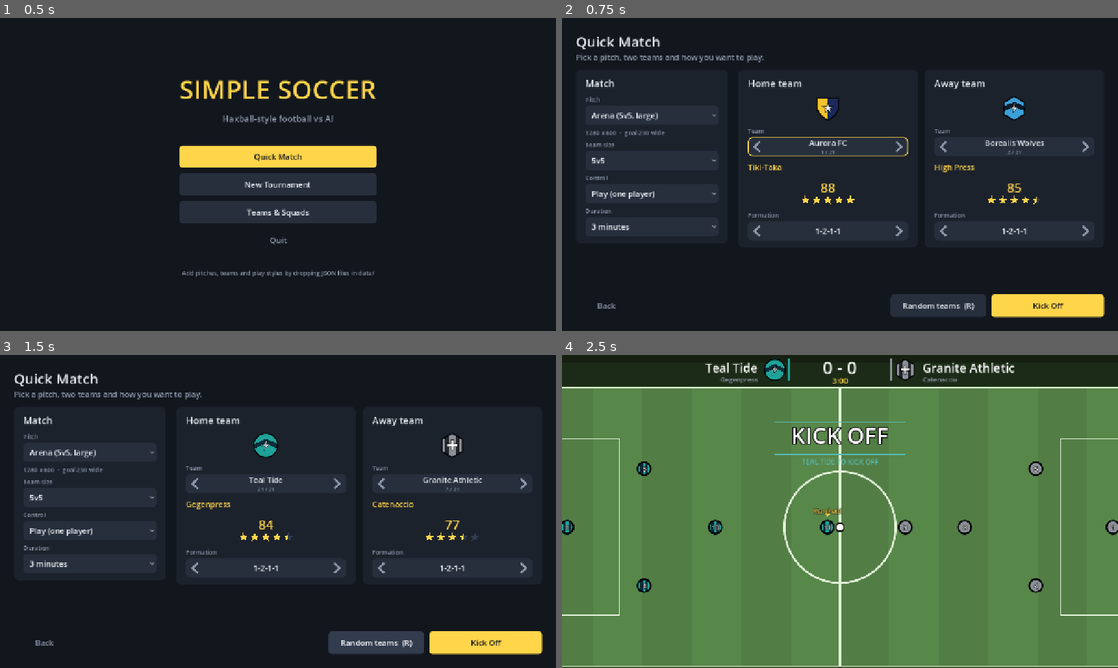
Above: before the commit, frames 1-4 (two rows, left to right).
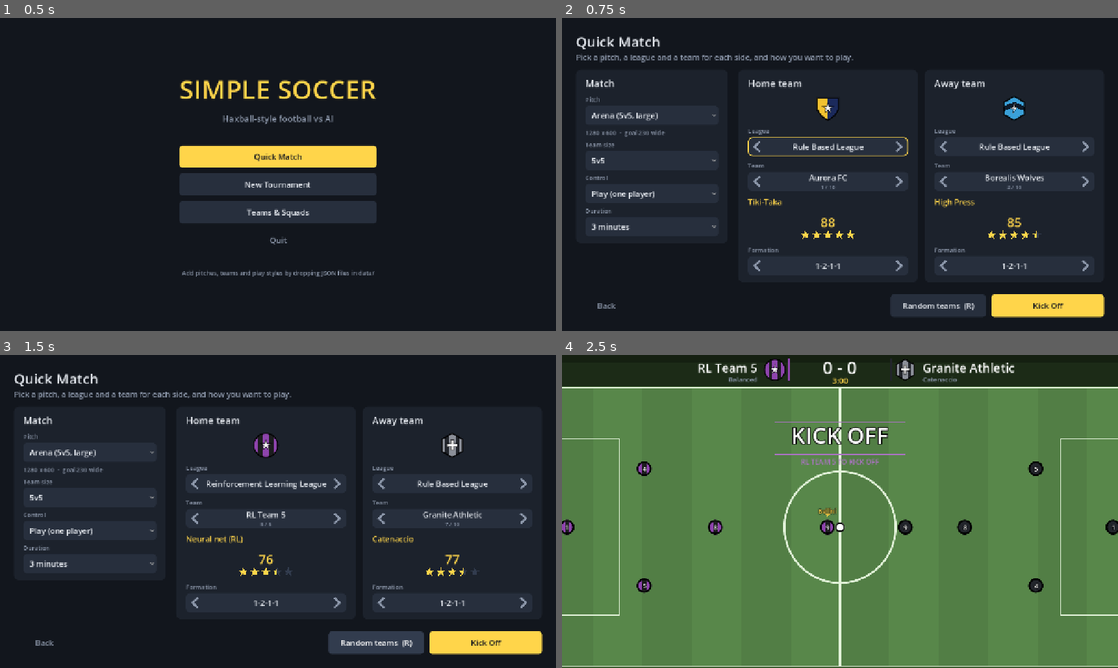
Above: after the commit, the same moments.

Repository: isBre/simple-soccer
Game: Godot game, scene res://scenes/main.tscn
Two runs of this game, one before a commit and one after it. Both use one fixed random seed, a clock stepped at 60 frames per second and the inputs below.
Inputs:
- Up to frame 1 (0.5 s): no input
- Up to frame 2 (0.75 s): click "Quick Match" at 0.5 s
- Up to frame 3 (1.5 s): click "Random teams (R)" at 1.25 s
- Up to frame 4 (2.5 s): click "Kick Off" at 2 s

Frame 1 is identical in both runs. In frame 2, 6.0% of the frame differs, in the area x 11-96%, y 11-83%; in frame 3, 6.4%; in frame 4, 1.5%.

Commit message:
Two leagues: Rule Based League and Reinforcement Learning League
Every team belongs to a league (TeamDef.league, from the team JSON or, by
default, "rl" for net-driven teams and "rules" for the others).

- Quick Match: each side picks a league first, then a team from that league;
  "Random teams" picks any two teams and moves the league pickers along.
- Teams & Squads: the team list is grouped under a header per league.
- New Tournament: pick a league, then your team; opponents come from the same
  league. Knockout and groups need 4, 8 or 16 teams, other counts play a round
  robin. The league name is part of the tournament title.

Co-Authored-By: Claude Opus 5.5 <noreply@anthropic.com>

Diff:
--- a/scripts/data/database.gd
+++ b/scripts/data/database.gd
@@ -2,6 +2,12 @@
 ## Autoload: loads pitches, styles and teams from JSON (res://data and user://).
 ## Drop a new .json file into data/pitches, data/styles or data/teams (or into
 ## user://teams) and it shows up in the game - no code changes needed.
+
+## The two leagues every team belongs to (TeamDef.league; a team JSON may set "league" explicitly).
+const LEAGUES := [
+    {"id": "rules", "name": "Rule Based League"},
+    {"id": "rl", "name": "Reinforcement Learning League"},
+]
 
 var pitches: Dictionary = {}
 var styles: Dictionary = {}
@@ -61,12 +67,38 @@
     return true
 
 
+## All teams grouped by league (in LEAGUES order), by name inside a league.
 func team_list() -> Array[TeamDef]:
     var out: Array[TeamDef] = []
     for t: TeamDef in teams.values():
         out.append(t)
-    out.sort_custom(func(a: TeamDef, b: TeamDef) -> bool: return a.name < b.name)
+    out.sort_custom(func(a: TeamDef, b: TeamDef) -> bool:
+        var la := league_index(a.league)
+        var lb := league_index(b.league)
+        return la < lb if la != lb else a.name < b.name)
     return out
+
+
+## Teams of one league, sorted by name.
+func league_teams(league_id: String) -> Array[TeamDef]:
+    var out: Array[TeamDef] = []
+    for t in team_list():
+        if t.league == league_id:
+            out.append(t)
+    return out
+
+
+## Position of a league in LEAGUES (unknown ids sort last).
+func league_index(league_id: String) -> int:
+    for i in LEAGUES.size():
+        if LEAGUES[i]["id"] == league_id:
+            return i
+    return LEAGUES.size()
+
+
+func league_name(league_id: String) -> String:
+    var i := league_index(league_id)
+    return str(LEAGUES[i]["name"]) if i < LEAGUES.size() else league_id.capitalize()
 
 
 func pitch_list() -> Array[PitchDef]:
--- a/scripts/data/team_def.gd
+++ b/scripts/data/team_def.gd
@@ -13,6 +13,7 @@
 var style: StyleDef = null       # resolved by Database
 var formations: Dictionary = {}  # "5" -> formation name (optional)
 var ml_model := ""               # optional res:// path of an MLP json: the whole team (keeper included) is driven by it
+var league := ""                 # Database.LEAGUES id; defaults to "rl" for net-driven teams, else "rules"
 var players: Array[PlayerDef] = []
 
 
@@ -29,6 +30,7 @@
     t.style_id = str(d.get("style", "balanced"))
     t.formations = d.get("formations", {})
     t.ml_model = str(d.get("ml_model", ""))
+    t.league = str(d.get("league", "rl" if t.ml_model != "" else "rules"))
     for pd in d.get("players", []):
         t.players.append(PlayerDef.from_dict(pd))
     return t
@@ -40,7 +42,11 @@
         pl.append(p.to_dict())
     return {"id": id, "name": name, "short": short,
         "colors": {"primary": color_primary.to_html(false), "secondary": color_secondary.to_html(false)},
-        "kit": kit_pattern, "logo": logo, "style": style_id, "formations": formations, "ml_model": ml_model, "players": pl}
+        "kit": kit_pattern, "logo": logo, "style": style_id, "formations": formations, "ml_model": ml_model, "league": league, "players": pl}
+
+
+func league_name() -> String:
+    return Database.league_name(league)
 
 
 ## What the UI shows as the team's "style": a net-driven team has no rule-based style.
--- a/scripts/ui/quick_match_screen.gd
+++ b/scripts/ui/quick_match_screen.gd
@@ -2,11 +2,13 @@
 extends Control
 ## Configure and start a one-off match.
 
-var teams: Array[TeamDef] = []
+var teams: Array[TeamDef] = []     # every team (used by "Random teams")
+var side_teams: Array = [[], []]   # per side: the teams of the league picked on that side
 var pitches: Array[PitchDef] = []
 
 var pitch_opt: OptionButton
 var size_opt: OptionButton
+var league_opt: Array = []
 var team_opt: Array = []
 var form_opt: Array = []
 var mode_opt: OptionButton
@@ -29,7 +31,7 @@
     var mc := UIKit.margin(page, UIKit.SP_32)
     mc.set_anchors_preset(Control.PRESET_FULL_RECT)
     add_child(mc)
-    page.add_child(UIKit.screen_header("Quick Match", "Pick a pitch, two teams and how you want to play."))
+    page.add_child(UIKit.screen_header("Quick Match", "Pick a pitch, a league and a team for each side, and how you want to play."))
 
     var body := UIKit.hbox(UIKit.SP_24)
     body.size_flags_vertical = Control.SIZE_EXPAND_FILL
@@ -65,6 +67,7 @@
     body.add_child(right)
     for i in 2:
         right.add_child(_team_panel(i))
+        _fill_teams(i, i)       # both sides start in the first league, on different teams
 
     _on_pitch_changed(pitch_opt.selected)
     _refresh_team_info(0)
@@ -76,7 +79,7 @@
     buttons.add_child(UIKit.spacer())
     buttons.add_child(UIKit.button("Random teams  (R)", _randomize_teams, Vector2(220, 52)))
     buttons.add_child(UIKit.primary_button("Kick Off", _start, Vector2(260, 52)))
-    team_opt[0].call_deferred("grab_focus")
+    league_opt[0].call_deferred("grab_focus")
 
 
 func _team_panel(i: int) -> Control:
@@ -86,10 +89,13 @@
     logos.append(lg)
     v.add_child(lg)
 
-    var names: Array = []
-    for t in teams:
-        names.append(t.name)
-    var opt: Control = ArrowPicker.new().setup(names, i % teams.size(), func(_idx: int) -> void: _refresh_team_info(i), true)
+    var lnames: Array = []
+    for league: Dictionary in Database.LEAGUES:
+        lnames.append(league["name"])
+    var lo: Control = ArrowPicker.new().setup(lnames, 0, func(_idx: int) -> void: _on_league(i, 0))
+    league_opt.append(lo)
+    v.add_child(UIKit.field("League", lo))
+    var opt: Control = ArrowPicker.new().setup([], 0, func(_idx: int) -> void: _refresh_team_info(i), true)
     team_opt.append(opt)
     v.add_child(UIKit.field("Team", opt))
 
@@ -110,7 +116,26 @@
     return c
 
 
-## Picks two different teams at random (formation fields follow via _refresh_team_info).
+## The team picked on side i.
+func _team(i: int) -> TeamDef:
+    return side_teams[i][team_opt[i].selected]
+
+
+## Lists the teams of the league picked on side i and selects the one at `pick`.
+func _fill_teams(i: int, pick: int) -> void:
+    side_teams[i] = Database.league_teams(Database.LEAGUES[league_opt[i].selected]["id"])
+    team_opt[i].clear()
+    for t: TeamDef in side_teams[i]:
+        team_opt[i].add_item(t.name)
+    team_opt[i].select(pick)
+
+
+func _on_league(i: int, pick: int) -> void:
+    _fill_teams(i, pick)
+    _refresh_team_info(i)
+
+
+## Picks two different teams at random from any league (the league pickers follow).
 func _randomize_teams() -> void:
     if teams.size() < 2:
         return
@@ -118,10 +143,12 @@
     var b := randi() % (teams.size() - 1)
     if b >= a:
         b += 1
-    team_opt[0].select(a)
-    team_opt[1].select(b)
-    _refresh_team_info(0)
-    _refresh_team_info(1)
+    for side in 2:
+        var t: TeamDef = teams[[a, b][side]]
+        league_opt[side].select(Database.league_index(t.league))
+        _fill_teams(side, 0)
+        team_opt[side].select(side_teams[side].find(t))
+        _refresh_team_info(side)
 
 
 func _selected_size() -> int:
@@ -145,13 +172,13 @@
         form_opt[i].clear()
         for f in opts:
             form_opt[i].add_item(str(f))
-        var t: TeamDef = teams[team_opt[i].selected]
+        var t := _team(i)
         var want := t.formation_for(_selected_size())
         form_opt[i].select(maxi(0, opts.find(want)))
 
 
 func _refresh_team_info(i: int) -> void:
-    var t: TeamDef = teams[team_opt[i].selected]
+    var t := _team(i)
     logos[i].set_team(t)
     style_lbl[i].text = t.style_label()
     rating_view[i].set_team(t)
@@ -159,8 +186,8 @@
 
 
 func _start() -> void:
-    var a: TeamDef = teams[team_opt[0].selected]
-    var b: TeamDef = teams[team_opt[1].selected]
+    var a := _team(0)
+    var b := _team(1)
     var p: PitchDef = pitches[pitch_opt.selected]
     var n_size := _selected_size()
     var cfg := Database.make_config(a.id, b.id, p.id, n_size, DURATIONS[dur_opt.selected], randi())
--- a/scripts/ui/teams_screen.gd
+++ b/scripts/ui/teams_screen.gd
@@ -18,7 +18,7 @@
     add_child(mc)
     var head := UIKit.hbox(UIKit.SP_12)
     page.add_child(head)
-    head.add_child(UIKit.screen_header("Teams & Squads", "Identity, play style and squad attributes."))
+    head.add_child(UIKit.screen_header("Teams & Squads", "Identity, play style and squad attributes, by league."))
     head.add_child(UIKit.spacer())
     head.add_child(UIKit.ghost_button("Back", func() -> void: App.menu(), Vector2(140, 44)))
 
@@ -33,7 +33,16 @@
     lscroll.add_child(list)
     list.size_flags_horizontal = Control.SIZE_EXPAND_FILL
     body.add_child(lscroll)
+    var shown_league := ""
     for t in teams:
+        if t.league != shown_league:             # one section per league
+            shown_league = t.league
+            var n := Database.league_teams(t.league).size()
+            var h := UIKit.label("%s  (%d)" % [t.league_name().to_upper(), n], UIKit.FS_CAPTION, UIKit.MUTED)
+            if list.get_child_count() > 0:
+                h.custom_minimum_size.y = 36
+                h.vertical_alignment = VERTICAL_ALIGNMENT_BOTTOM
+            list.add_child(h)
         var row := UIKit.hbox(UIKit.SP_12)
         row.add_child(LogoView.new(t, 40))
         var b := UIKit.button(t.name, _show_team.bind(t), Vector2(230, 44))
@@ -63,7 +72,7 @@
     head.add_child(LogoView.new(t, 110))
     var info := UIKit.vbox(4)
     info.add_child(UIKit.label(t.name, UIKit.FS_H1))
-    info.add_child(UIKit.label("%s  -  %s" % [t.short, t.style.name], UIKit.FS_BODY, UIKit.ACCENT))
+    info.add_child(UIKit.label("%s  -  %s  -  %s" % [t.short, t.style_label(), t.league_name()], UIKit.FS_BODY, UIKit.ACCENT))
     var d := UIKit.label(t.style_description(), UIKit.FS_BODY, UIKit.MUTED)
     d.autowrap_mode = TextServer.AUTOWRAP_WORD_SMART
     d.custom_minimum_size = Vector2(480, 0)
--- a/scripts/ui/tournament_setup_screen.gd
+++ b/scripts/ui/tournament_setup_screen.gd
@@ -1,8 +1,9 @@
 class_name TournamentSetupScreen
 extends Control
 
-var teams: Array[TeamDef] = []
+var teams: Array[TeamDef] = []     # teams of the chosen league
 var pitches: Array[PitchDef] = []
+var league_opt: OptionButton
 var team_opt: Control
 var count_opt: OptionButton
 var format_opt: OptionButton
@@ -21,14 +22,14 @@
 
 
 func _ready() -> void:
-    teams = Database.team_list()
+    teams = Database.league_teams(Database.LEAGUES[0]["id"])
     pitches = Database.pitch_list()
     var page := UIKit.vbox(UIKit.SP_16)
     var mc := UIKit.margin(page, UIKit.SP_32)
     mc.set_anchors_preset(Control.PRESET_FULL_RECT)
     add_child(mc)
     page.add_child(UIKit.screen_header("New Tournament",
-        "Pick your team, the format and how many teams take part (%d teams exist)." % teams.size()))
+        "Pick a league, your team, the format and how many teams take part."))
 
     var body := UIKit.hbox(UIKit.SP_24)
     body.size_flags_vertical = Control.SIZE_EXPAND_FILL
@@ -37,22 +38,16 @@
     # --- left: settings
     var form := UIKit.vbox(UIKit.SP_12)
     form.custom_minimum_size = Vector2(420, 0)
-    var names: Array = []
-    for t in teams:
-        names.append(t.name)
-    team_opt = ArrowPicker.new().setup(names, 0, func(_i: int) -> void: _refresh(), true)
+    var lnames: Array = []
+    for lg: Dictionary in Database.LEAGUES:
+        lnames.append("%s  (%d teams)" % [lg["name"], Database.league_teams(lg["id"]).size()])
+    league_opt = UIKit.option(lnames, 0, _on_league)
+    form.add_child(UIKit.field("League", league_opt))
+    team_opt = ArrowPicker.new().setup([], 0, func(_i: int) -> void: _refresh(), true)
     form.add_child(UIKit.field("Your team", team_opt))
     format_opt = UIKit.option(Tournament.FORMAT_NAMES, 2, func(_i: int) -> void: pass)
-    form.add_child(UIKit.field("Format", format_opt))
-    var counts: Array = []
-    if teams.size() > 8:
-        counts.append("8 teams")
-    if teams.size() >= 16:
-        counts.append("16 teams")
-    if counts.is_empty():
-        counts.append("%d teams" % teams.size())
-    count_opt = UIKit.option(counts, 0, func(_i: int) -> void: pass)
-    form.add_child(UIKit.field("Teams in tournament", count_opt))
+    count_opt = UIKit.option(["-"], 0, func(_i: int) -> void: _sync_format())
+    form.add_child(_pair(UIKit.field("Format", format_opt), UIKit.field("Teams in tournament", count_opt)))
     var pnames: Array = []
     for p in pitches:
         pnames.append(p.name)
@@ -63,9 +58,8 @@
     pitch_opt = UIKit.option(pnames, default_pitch, _on_pitch)
     form.add_child(UIKit.field("Pitch", pitch_opt))
     size_opt = UIKit.option(["1v1", "2v2", "3v3", "4v4", "5v5"], 2, func(_i: int) -> void: pass)
-    form.add_child(UIKit.field("Team size", size_opt))
     dur_opt = UIKit.option(["1 minute", "2 minutes", "3 minutes"], 2, func(_i: int) -> void: pass)
-    form.add_child(UIKit.field("Match length", dur_opt))
+    form.add_child(_pair(UIKit.field("Team size", size_opt), UIKit.field("Match length", dur_opt)))
     var fcard := UIKit.card(form, "Settings")
     fcard.size_flags_vertical = Control.SIZE_SHRINK_BEGIN
     body.add_child(fcard)
@@ -91,7 +85,7 @@
     body.add_child(scard)
 
     _on_pitch(pitch_opt.selected)
-    _refresh()
+    _on_league(0)
 
     var buttons := UIKit.hbox(UIKit.SP_12)
     page.add_child(buttons)
@@ -101,12 +95,60 @@
     team_opt.call_deferred("grab_focus")
 
 
+## Two form fields side by side, equal width.
+func _pair(a: Control, b: Control) -> Control:
+    var h := UIKit.hbox(UIKit.SP_12)
+    for c in [a, b]:
+        c.size_flags_horizontal = Control.SIZE_EXPAND_FILL
+        h.add_child(c)
+    return h
+
+
 func _on_pitch(_i: int) -> void:
     var p: PitchDef = pitches[pitch_opt.selected]
     size_opt.select(clampi(p.recommended_size(), 1, 5) - 1)
 
 
+## Fills the team and team-count pickers with the chosen league's teams.
+func _on_league(i: int) -> void:
+    teams = Database.league_teams(Database.LEAGUES[i]["id"])
+    team_opt.clear()
+    for t in teams:
+        team_opt.add_item(t.name)
+    count_opt.clear()
+    for c in [4, 8, 16]:                    # knockout / groups need a power of two
+        if c < teams.size():
+            count_opt.add_item("%d teams" % c)
+    count_opt.add_item("%d teams (whole league)" % teams.size())
+    var default_count := count_opt.item_count - 1      # 8 teams when the league has more, else all
+    for k in count_opt.item_count:
+        if count_opt.get_item_text(k).begins_with("8 "):
+            default_count = k
+    count_opt.select(default_count)
+    _sync_format()
+    _refresh()
+
+
+## Knockout and groups need 4, 8 or 16 teams; any other count plays a league (round robin).
+func _sync_format() -> void:
+    var ko_ok := _is_pow2(_count())
+    for f in [Tournament.Format.KNOCKOUT, Tournament.Format.GROUPS]:
+        format_opt.set_item_disabled(f, not ko_ok)
+    if not ko_ok:
+        format_opt.select(Tournament.Format.LEAGUE)
+
+
+func _count() -> int:
+    return int(count_opt.get_item_text(count_opt.selected).split(" ")[0])
+
+
+static func _is_pow2(n: int) -> bool:
+    return n >= 4 and (n & (n - 1)) == 0
+
+
 func _refresh() -> void:
+    if teams.is_empty():
+        return
     var t: TeamDef = teams[team_opt.selected]
     logo.set_team(t)
     name_lbl.text = t.name
@@ -116,8 +158,10 @@
 
 
 func _start() -> void:
+    if teams.size() < 2:
+        return
     var t: TeamDef = teams[team_opt.selected]
-    var count := int(count_opt.get_item_text(count_opt.selected).split(" ")[0])
+    var count := _count()
     var ids: Array = [t.id]
     var others: Array = []
     for x in teams:
@@ -134,6 +178,7 @@
     var p: PitchDef = pitches[pitch_opt.selected]
     var tour := Tournament.create(format_opt.selected, ids, t.id, p.id, size_opt.selected + 1,
         DURATIONS[dur_opt.selected], randi() % 100000)
+    tour.title = "%s - %s" % [Database.league_name(t.league), tour.title]
     App.tournament = tour
     tour.save()
     App.show_screen(TournamentHubScreen.new())
